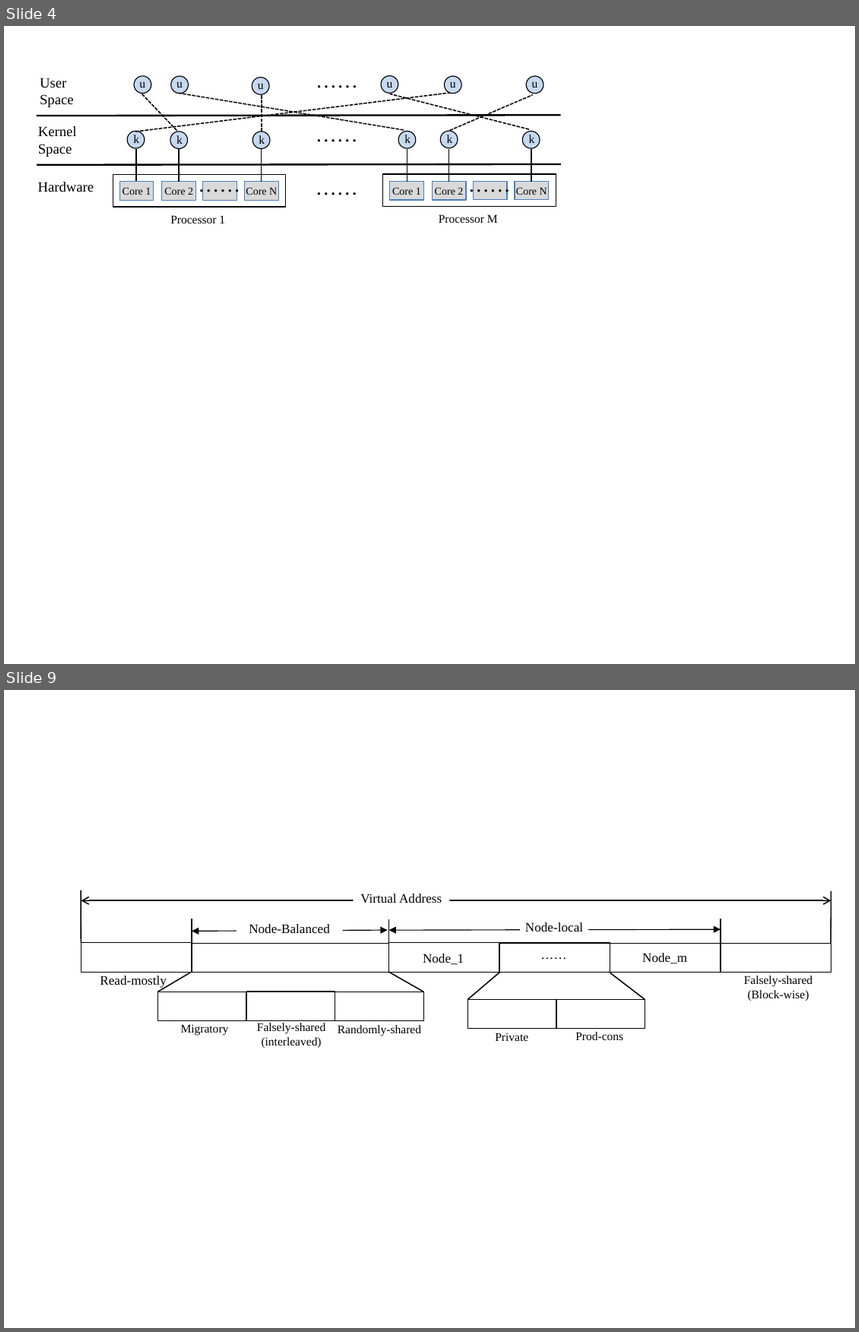
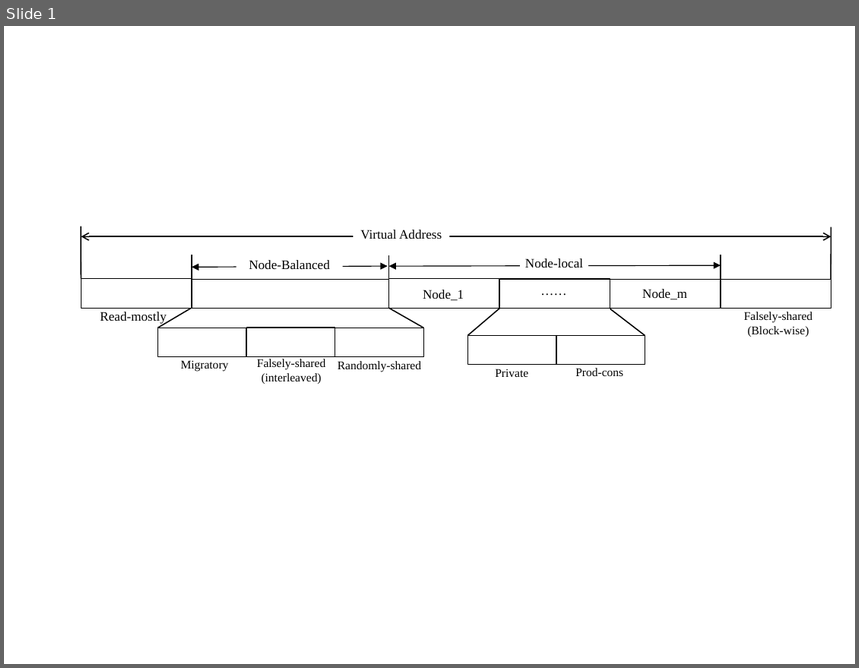
Before and after one commit to UTSASRG/numalloc, a slide deck: paper/figure/numalloc.pptx. Shown one above the other, each under a label of ours: slides 4 and 9 before the commit, slide 1 after it; the slides between them are not shown. The pictures are 859x1332 and 859x668 pixels, drawn with LibreOffice and Linux fonts; fonts in the diff are those of the drawing. Boxes give left, top, right and bottom in pixels: in the first picture for what was removed or moved away, otherwise in the second. Text is boxed around its words. In the diff, an @@ line names an element or a change of style, - is before the commit and + after.

```diff
--- a/paper/figure/numalloc.pptx
+++ b/paper/figure/numalloc.pptx
@@ slide 4 removed at (4,26,855,664), background #FFFFFF @@
@@ group removed at (37,67,560,224): 22 texts, 14 lines, 12 ellipses, 10 rectangles @@
-Processor 1
-Core 1
-Core 2
-Core N
-……
-Processor M
-Core 1
-Core 2
-Core N
-……
-……
-Hardware
-k
-k
-k
-k
-k
-k
-Kernel
-Space
-u
-User
-Space
-u
-u
-u
-u
-u
-……
-……
@@ what was slide 9 is now slide 1 @@
```
Also in this commit, not shown: 4 slides added, 7 other slides removed, 9 other files.
